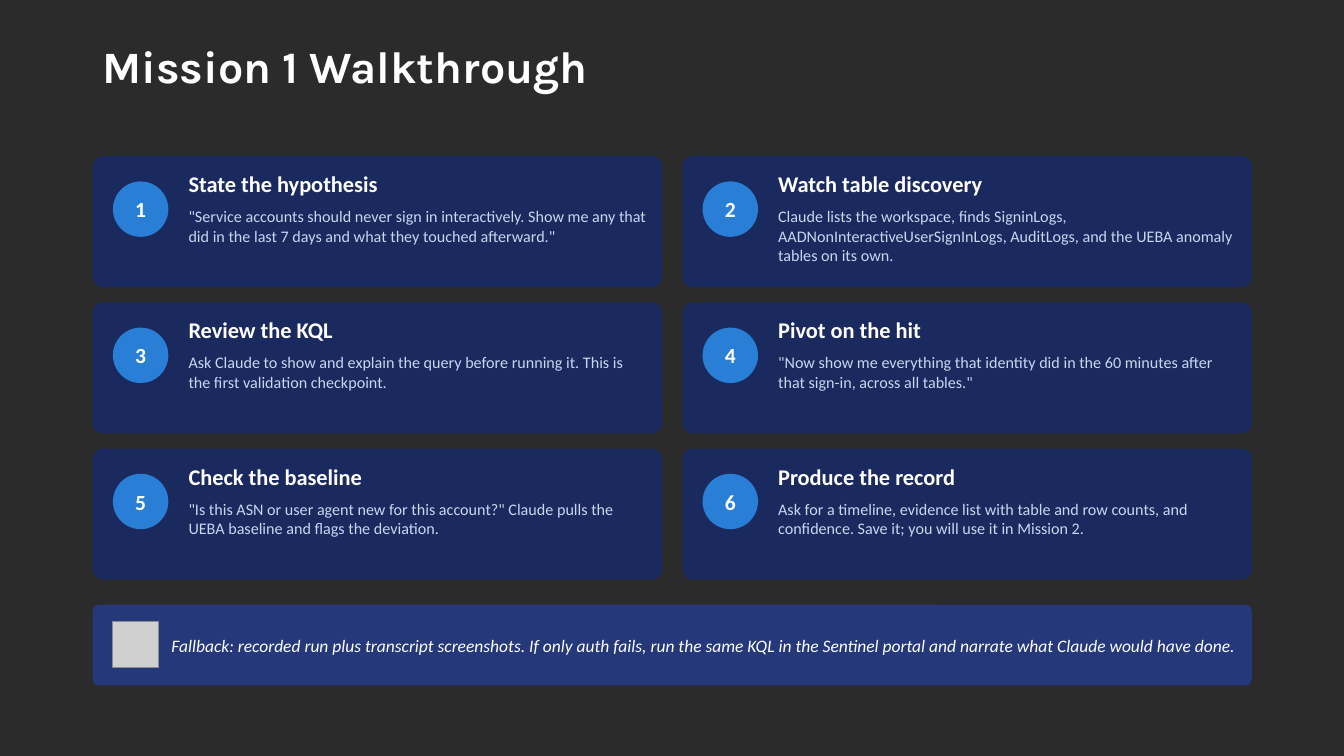
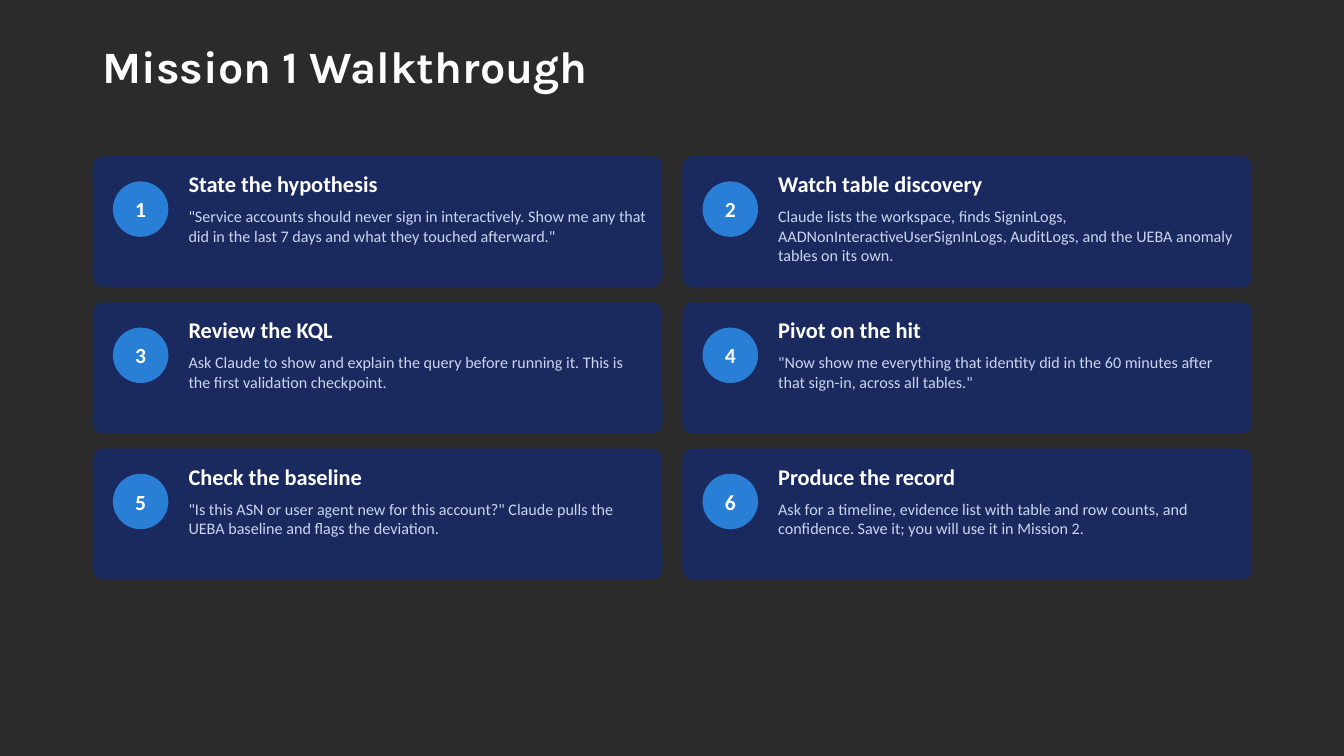
Before and after one commit to rod-trent/MMSMOA, a slide deck: slide 16 of SlideDecks/Using AI for Modern Threat Detection - MMS Midway 2026.pptx. Drawn at 1344x756 pixels with LibreOffice and Linux fonts; fonts in the diff are those of the drawing; grey boxes stand for pictures; background and template pictures are left out; a plain dark background stands for a picture behind light text. Boxes give left, top, right and bottom in pixels: in the first picture for what was removed or moved away, otherwise in the second. Text is boxed around its words. In the diff, an @@ line names an element or a change of style, - is before the commit and + after.

```diff
--- a/SlideDecks/Using AI for Modern Threat Detection - MMS Midway 2026.pptx
+++ b/SlideDecks/Using AI for Modern Threat Detection - MMS Midway 2026.pptx
@@ rounded rectangle removed at (93,605,1252,686) @@
@@ picture removed at (113,622,158,667) @@
@@ text removed at (171,640,1235,655) @@
-Fallback: recorded run plus transcript screenshots. If only auth fails, run the same KQL in the Sentinel portal and narrate what Claude would have done.
```
Also in this commit, not shown: 7 other slides changed, 1 other file.
